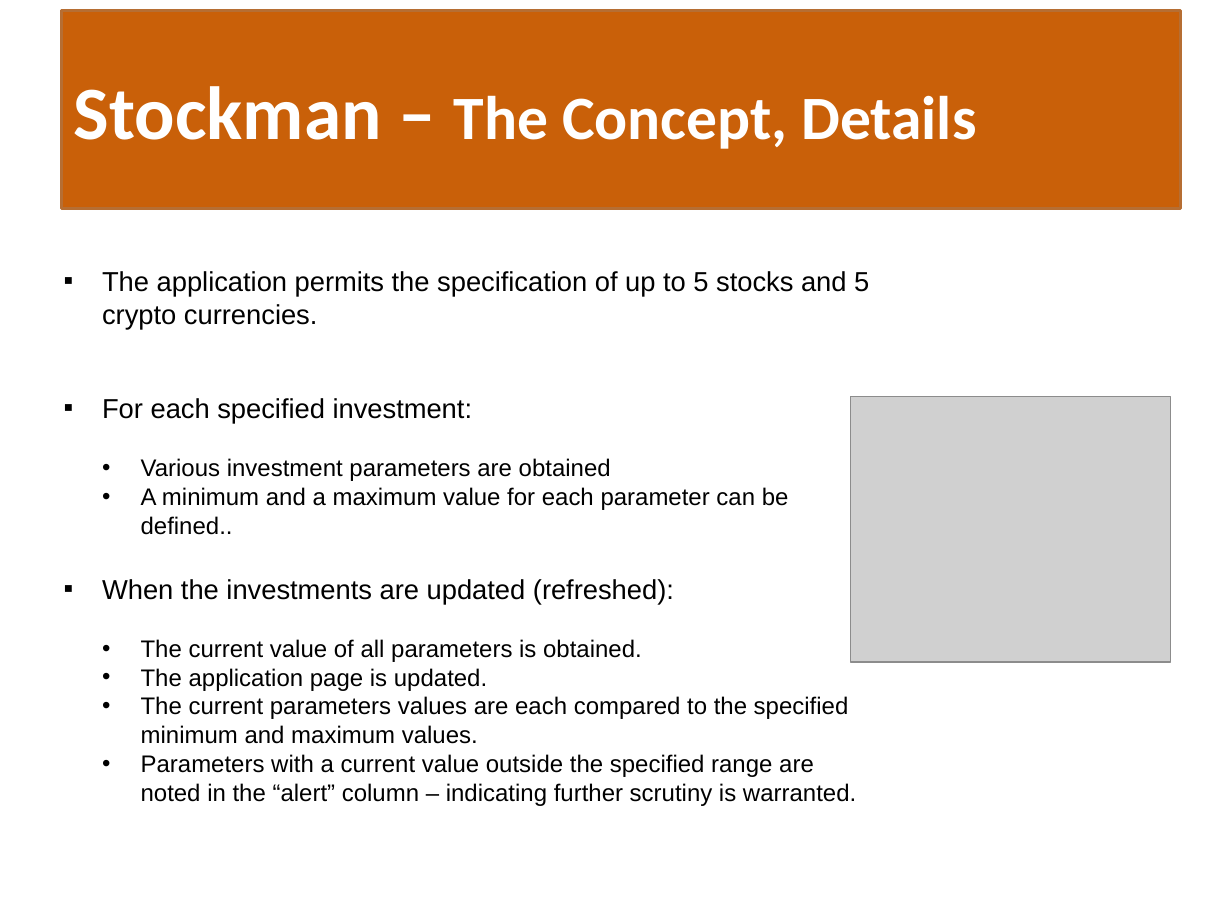
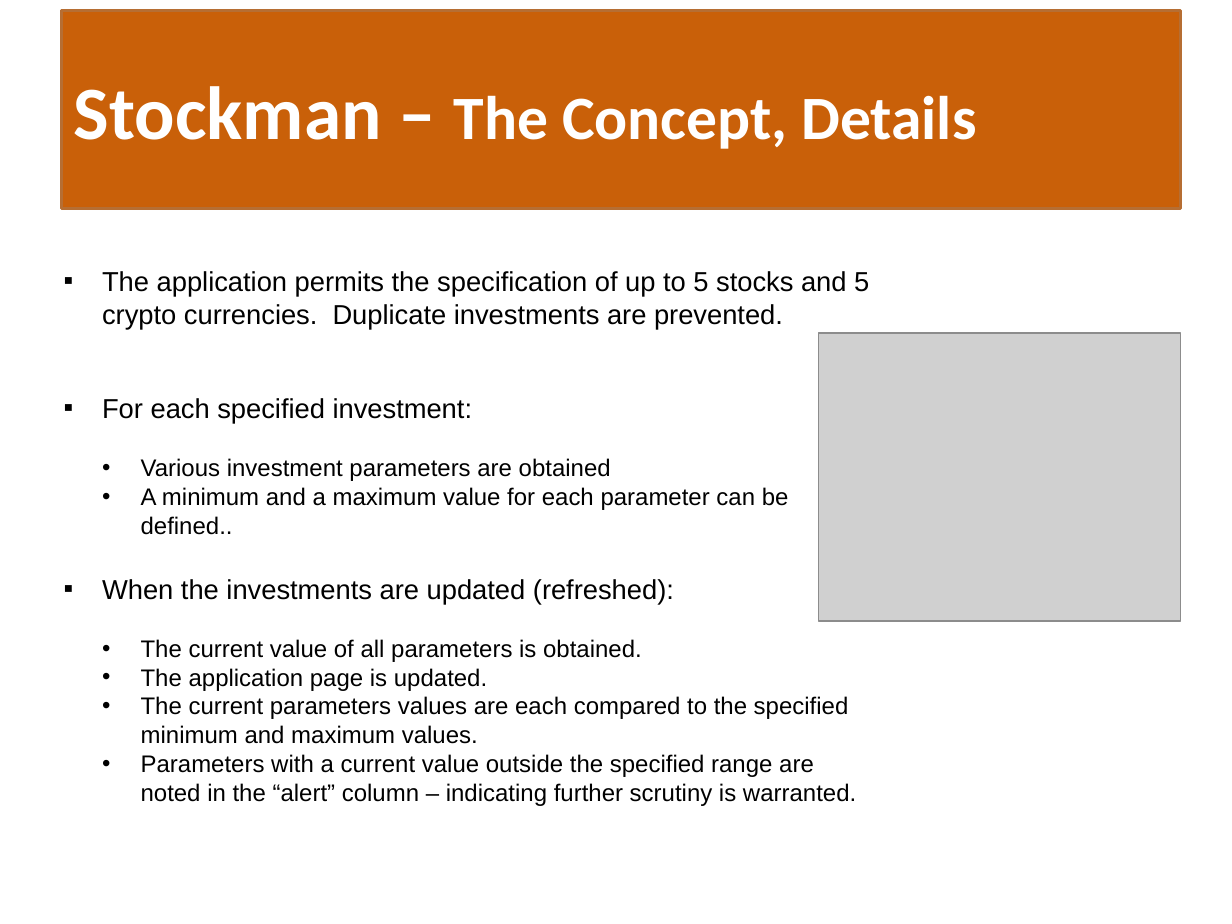
Before and after one commit to tzeuch0922/stock-manager, a slide deck: slide 4 of artifacts/Stockman-Presentation.pptx. Drawn at 1232x924 pixels with LibreOffice and Linux fonts; fonts in the diff are those of the drawing; grey boxes stand for pictures. Boxes give left, top, right and bottom in pixels: in the first picture for what was removed or moved away, otherwise in the second. Text is boxed around its words. In the diff, an @@ line names an element or a change of style, - is before the commit and + after.

```diff
--- a/artifacts/Stockman-Presentation.pptx
+++ b/artifacts/Stockman-Presentation.pptx
@@ text at (x1=102, y1=271, x2=869, y2=329): text changed @@
-▪ The application permits the specification of up to 5 stocks and 5 crypto currencies.
+▪ The application permits the specification of up to 5 stocks and 5 crypto currencies. Duplicate investments are prevented.
@@ picture resized from (x1=850, y1=397, x2=1170, y2=663) to (x1=818, y1=333, x2=1180, y2=621) @@
```
Also in this commit, not shown: 2 other slides changed, 1 other file.
